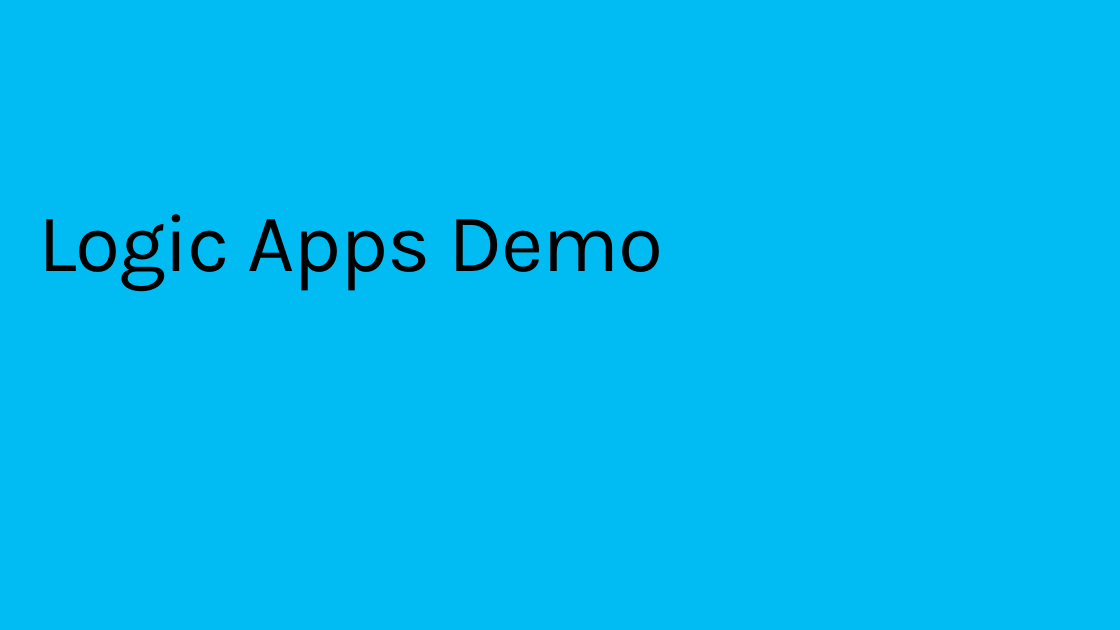
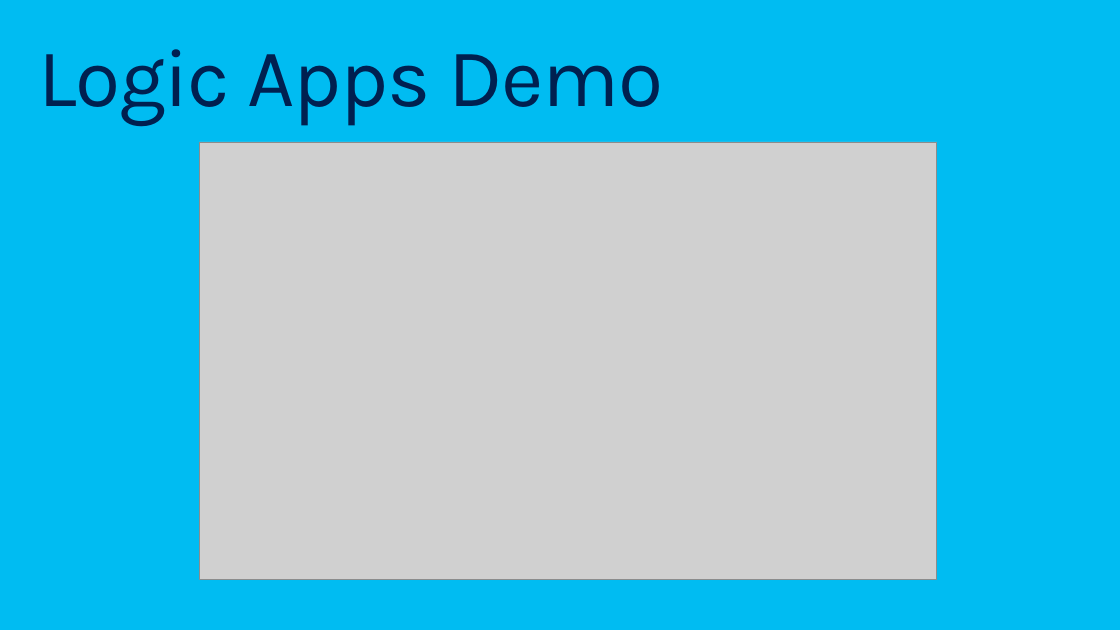
Before and after one commit to codingwithsasquatch/serverless_ninjas_workshop, a slide deck: slide 8 of 5-Logic_App_Overview/Serverless_Workshop-Logic_Apps_Overview.pptx. Drawn at 1120x630 pixels with LibreOffice and Linux fonts; fonts in the diff are those of the drawing; grey boxes stand for pictures. Boxes give left, top, right and bottom in pixels: in the first picture for what was removed or moved away, otherwise in the second. Text is boxed around its words. In the diff, an @@ line names an element or a change of style, - is before the commit and + after.

```diff
--- a/5-Logic_App_Overview/Serverless_Workshop-Logic_Apps_Overview.pptx
+++ b/5-Logic_App_Overview/Serverless_Workshop-Logic_Apps_Overview.pptx
@@ title "Logic Apps Demo": place and size @@
-title "Logic Apps Demo" at [38, 214, 663, 290]
+title "Logic Apps Demo" at [38, 49, 663, 125]
@@ title "Logic Apps Demo" at [38, 49, 663, 125]: text colour #000000 to #002050 @@
@@ picture added at [199, 142, 937, 580] @@
```
Also in this commit, not shown: 1 other slide changed.
